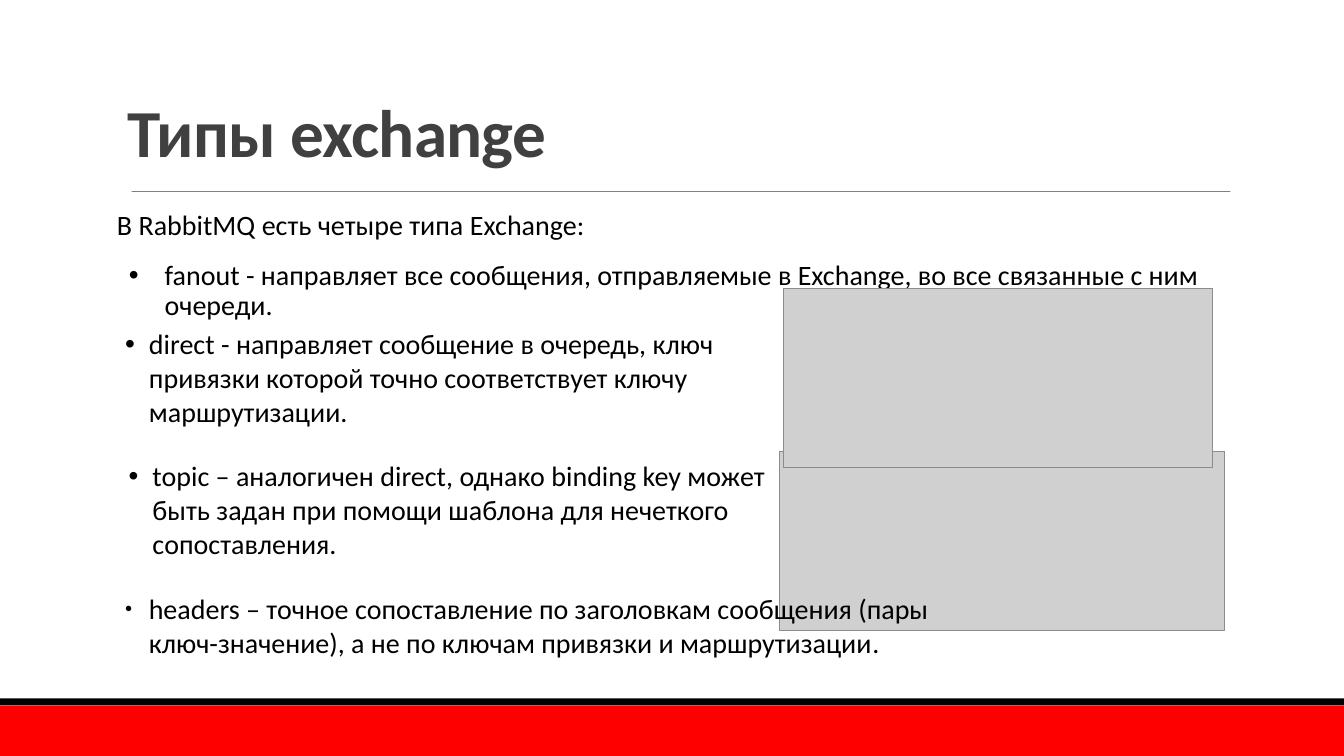
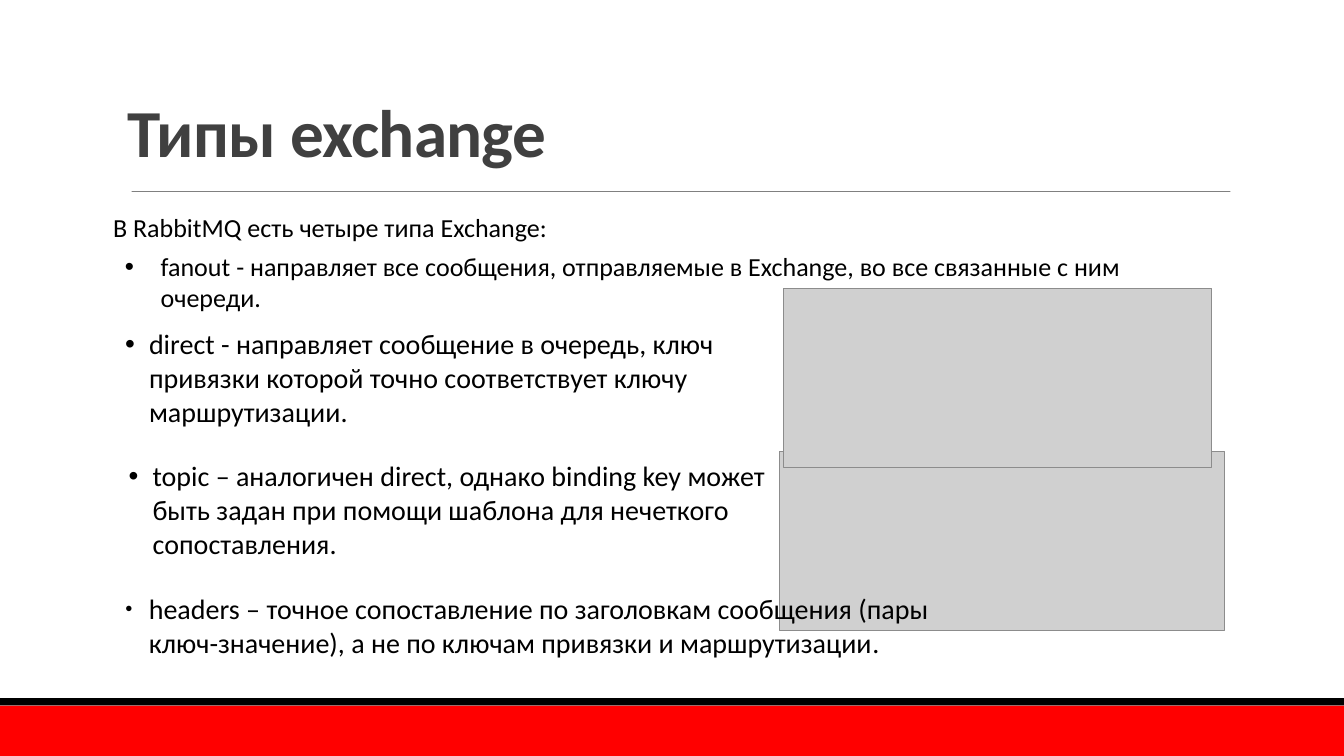
Before and after one commit to TurCons/DisconfRabbitMq, a slide deck: slide 11 of presentation/RabbitMQ.pptx (slide 12 before the commit). Drawn at 1344x756 pixels with LibreOffice and Linux fonts; fonts in the diff are those of the drawing; grey boxes stand for pictures; background and template pictures are left out. Boxes give left, top, right and bottom in pixels: in the first picture for what was removed or moved away, otherwise in the second. Text is boxed around its words. In the diff, an @@ line names an element or a change of style, - is before the commit and + after.

```diff
--- a/presentation/RabbitMQ.pptx
+++ b/presentation/RabbitMQ.pptx
@@ text "В RabbitMQ есть четыре типа ..." at (113, 219, 1120, 312): size 20 to 18.6 pt; line spacing 0.9 to 1; less space between paragraphs @@
```
Also in this commit, not shown: 3 other slides changed, 1 slide added, 1 slide removed, 2 other files.
